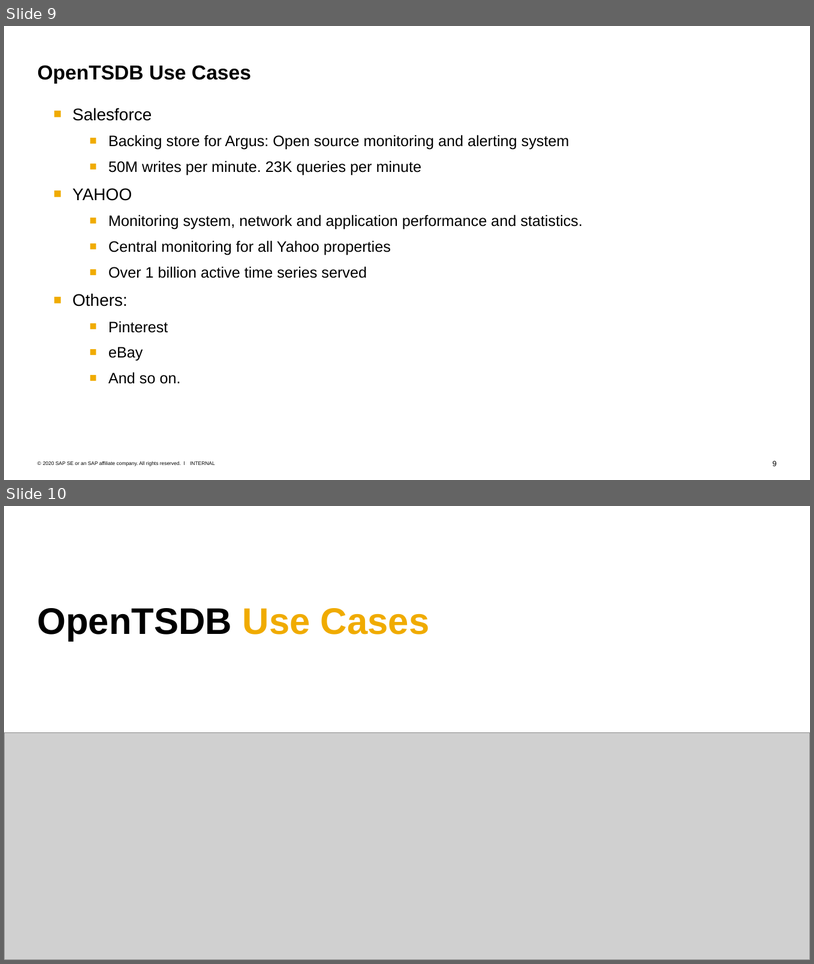
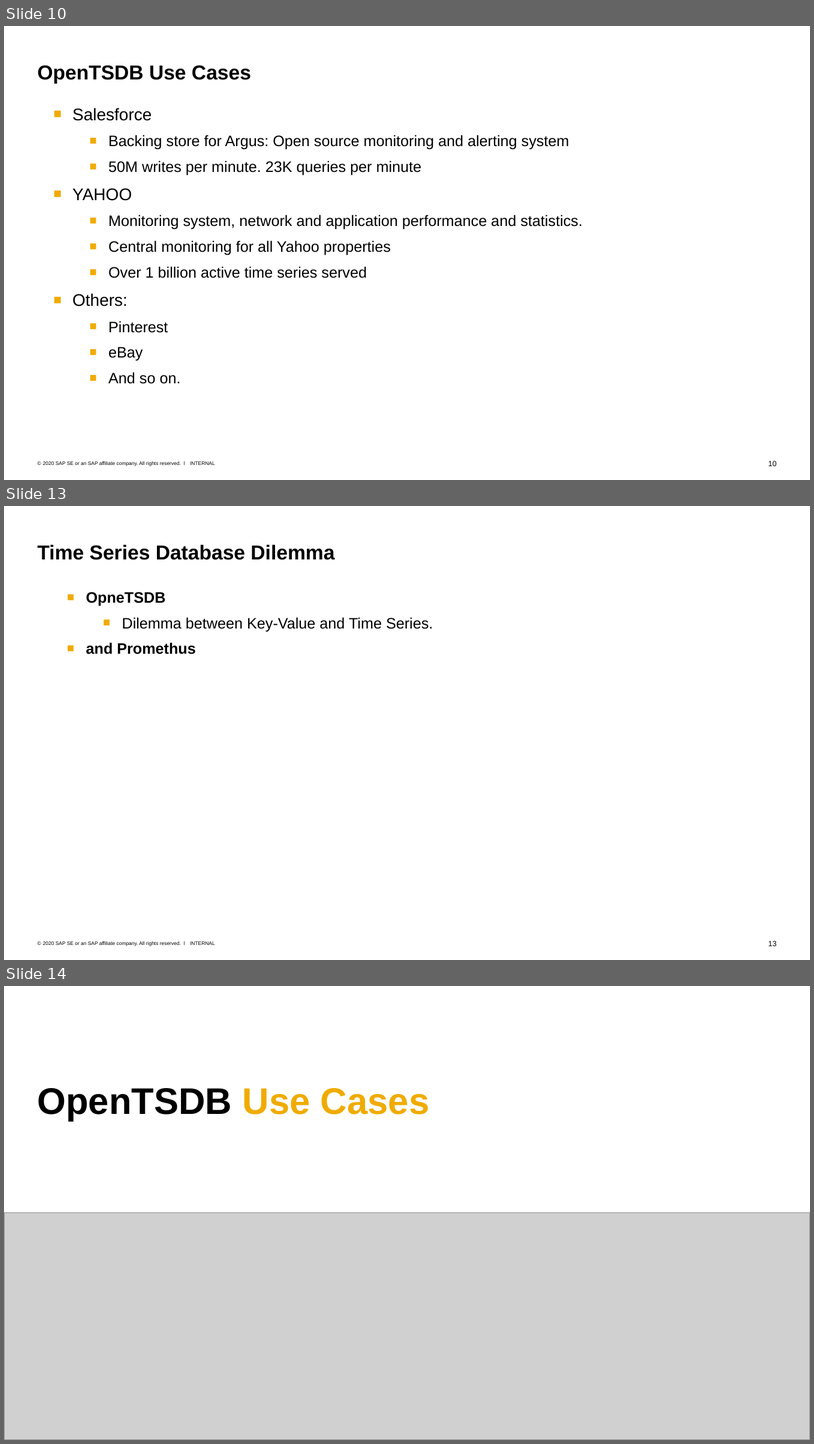
Before and after one commit to Voidkai/Survey_on_NoSQL, a slide deck: NoSQL/The_Survey_On_OpenTSDB.pptx. Shown one above the other, each under a label of ours: slides 9 and 10 before the commit, slides 10, 13 and 14 after it; the slides between them are not shown. The pictures are 814x964 and 814x1444 pixels, drawn with LibreOffice and Linux fonts; fonts in the diff are those of the drawing; grey boxes stand for pictures. Boxes give left, top, right and bottom in pixels: in the first picture for what was removed or moved away, otherwise in the second. Text is boxed around its words. In the diff, an @@ line names an element or a change of style, - is before the commit and + after.

```diff
--- a/NoSQL/The_Survey_On_OpenTSDB.pptx
+++ b/NoSQL/The_Survey_On_OpenTSDB.pptx
@@ slide 13 added at [4, 506, 810, 960], background #FFFFFF; not listed: 3 template elements that a slide beside it also shows @@
@@ title added at [38, 544, 335, 560], 24 pt, text #000000, bold @@
+Time Series Database Dilemma
@@ text added at [86, 592, 433, 654], 18 pt, text #000000 @@
+■ OpneTSDB
+  ■ Dilemma between Key-Value and Time Series.
+■ and Promethus
@@ what was slide 9 is now slide 10 @@
@@ page number at [768, 460, 777, 466]: text changed @@
-9
+10
@@ what was slide 10 is now slide 14 @@
```
Also in this commit, not shown: 3 slides changed, 3 other slides added.
